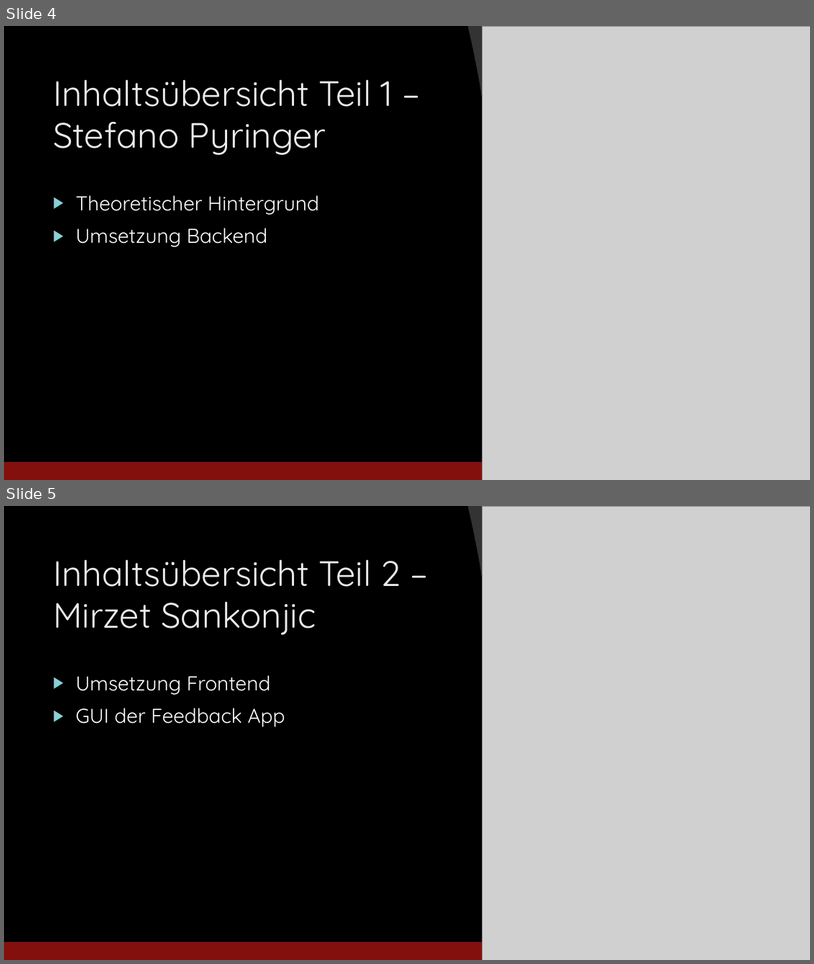
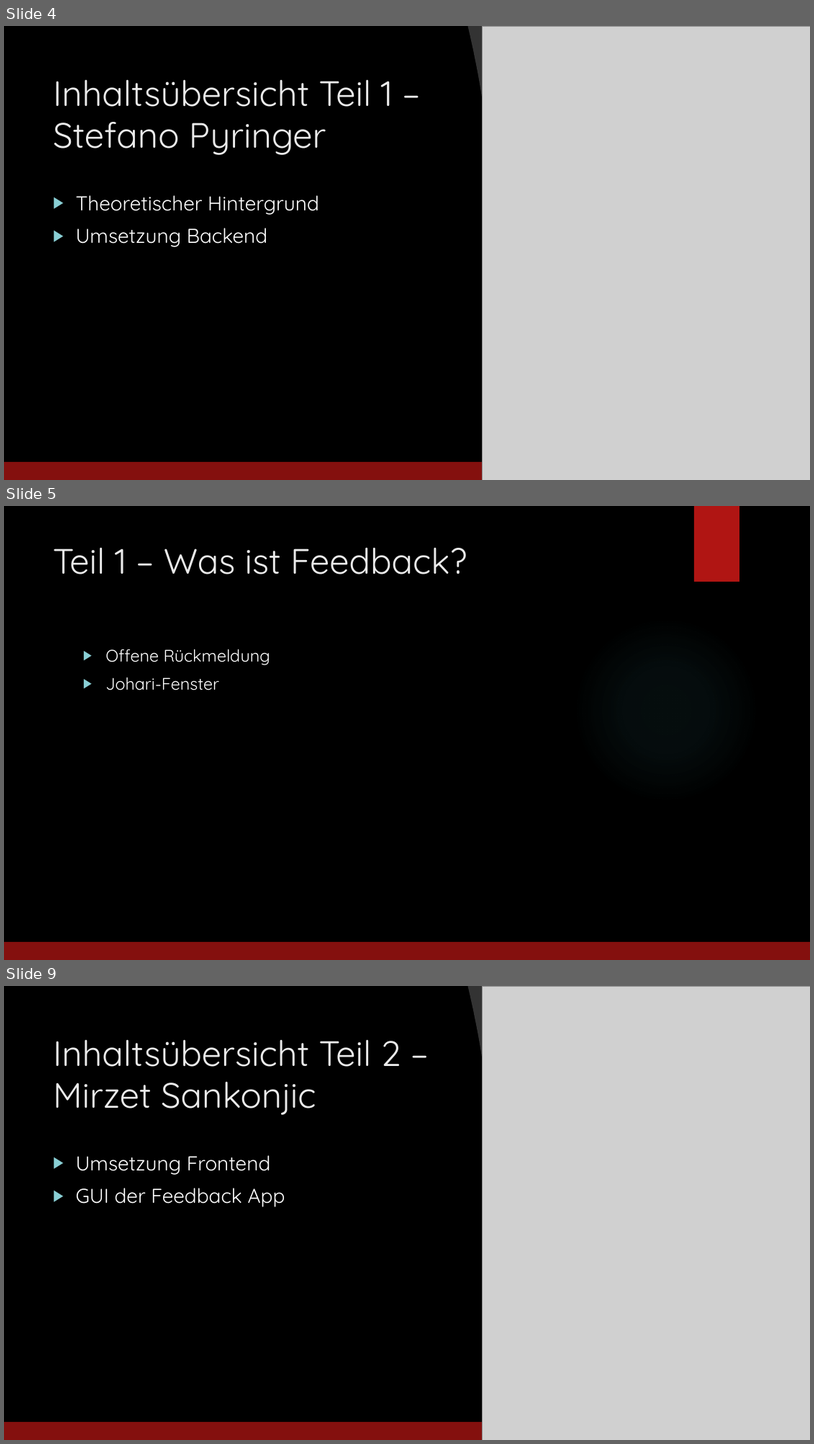
Before and after one commit to jfuerlinger/htl-da-2021_22-feedback-app, a slide deck: Praesentation/Praesentation_Diplomarbeit_FeedbackApp.pptx. Shown one above the other, each under a label of ours: slides 4 and 5 before the commit, slides 4, 5 and 9 after it; the slides between them are not shown. The pictures are 814x964 and 814x1444 pixels, drawn with LibreOffice and Linux fonts; fonts in the diff are those of the drawing; grey boxes stand for pictures; background and template pictures are left out. Boxes give left, top, right and bottom in pixels: in the first picture for what was removed or moved away, otherwise in the second. Text is boxed around its words. In the diff, an @@ line names an element or a change of style, - is before the commit and + after.

```diff
--- a/Praesentation/Praesentation_Diplomarbeit_FeedbackApp.pptx
+++ b/Praesentation/Praesentation_Diplomarbeit_FeedbackApp.pptx
@@ slide 5 added at [4,506,810,960], background picture (left out); not listed: 2 template elements that a slide beside it also shows @@
@@ title added at [53,547,467,574], 42 pt, text #EBEBEB @@
+Teil 1 – Was ist Feedback?
@@ ellipse added at [574,617,759,803], fill gradient #50B9C1 @@
@@ text added at [106,649,270,690], 20 pt, text #FFFFFF @@
+▶ Offene Rückmeldung
+▶ Johari-Fenster
@@ what was slide 5 is now slide 9 @@
```
Also in this commit, not shown: 3 other slides added.
